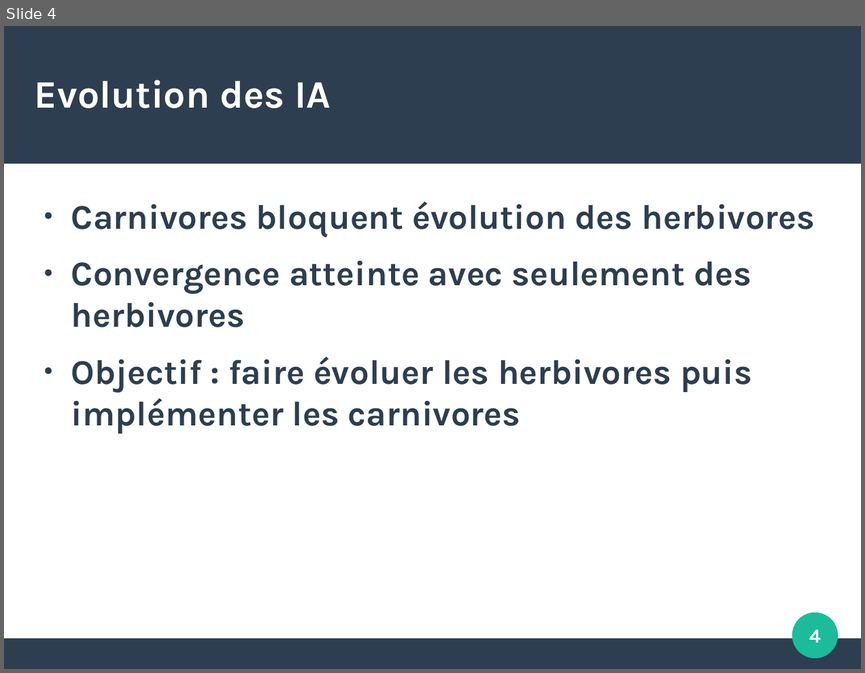
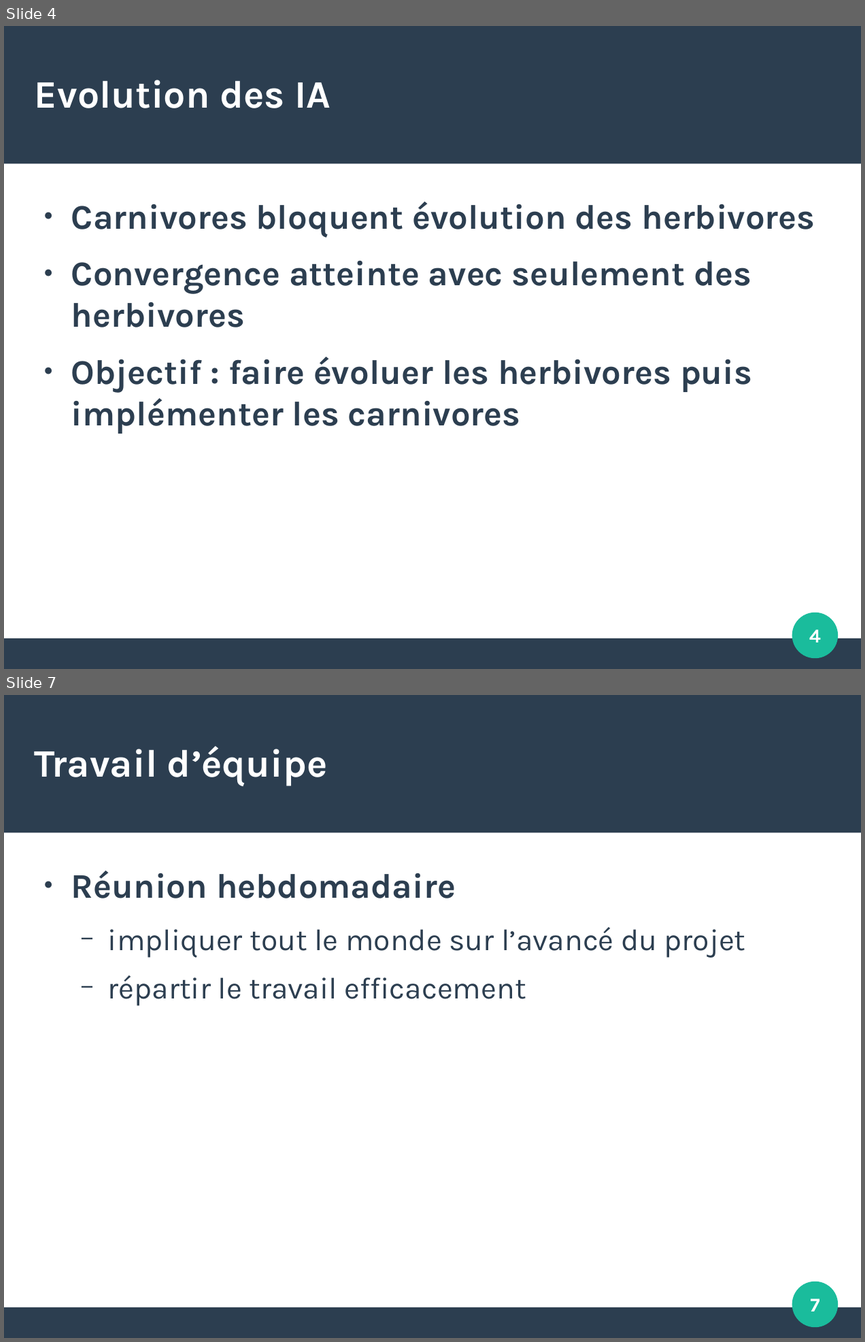
Before and after one commit to Xaxetrov/Fil-Rouge, a slide deck: doc/prez_best_fil_rouge_ever.odp. Shown one above the other, each under a label of ours: slide 4 before the commit, slides 4 and 7 after it; the slides between them are not shown. The pictures are 865x673 and 865x1342 pixels, drawn with LibreOffice and Linux fonts; fonts in the diff are those of the drawing. Boxes give left, top, right and bottom in pixels: in the first picture for what was removed or moved away, otherwise in the second. Text is boxed around its words. In the diff, an @@ line names an element or a change of style, - is before the commit and + after.

```diff
--- a/doc/prez_best_fil_rouge_ever.odp
+++ b/doc/prez_best_fil_rouge_ever.odp
@@ slide 7 added at (4,695,861,1338), background #FFFFFF; not listed: 3 template elements that a slide beside it also shows @@
@@ title added at (35,746,327,786), 36 pt, text #FFFFFF, bold @@
+Travail d’équipe
@@ text added at (71,870,746,1006), 28 pt, text #2C3E50 @@
+● Réunion hebdomadaire
+  − impliquer tout le monde sur l’avancé du projet
+  − répartir le travail efficacement
@@ page number added at (810,1298,819,1311), 18 pt, text #FFFFFF, bold @@
+7
```
Also in this commit, not shown: 3 slides changed, 1 other slide added, 10 other files.
